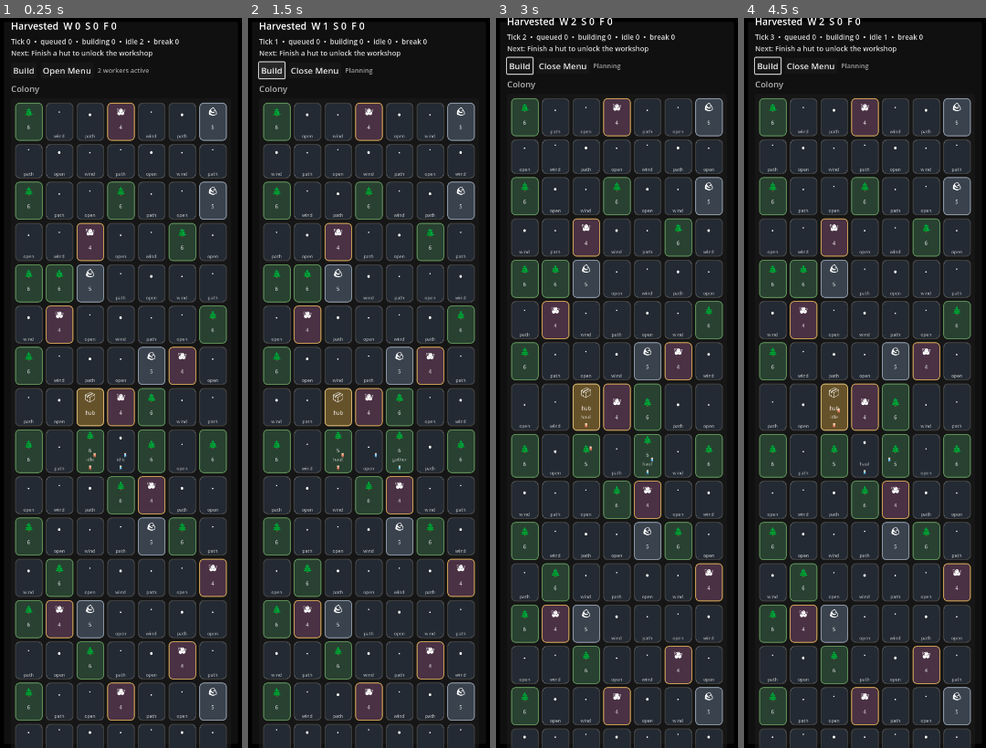
Above: before the commit, frames 1-4 (left to right).
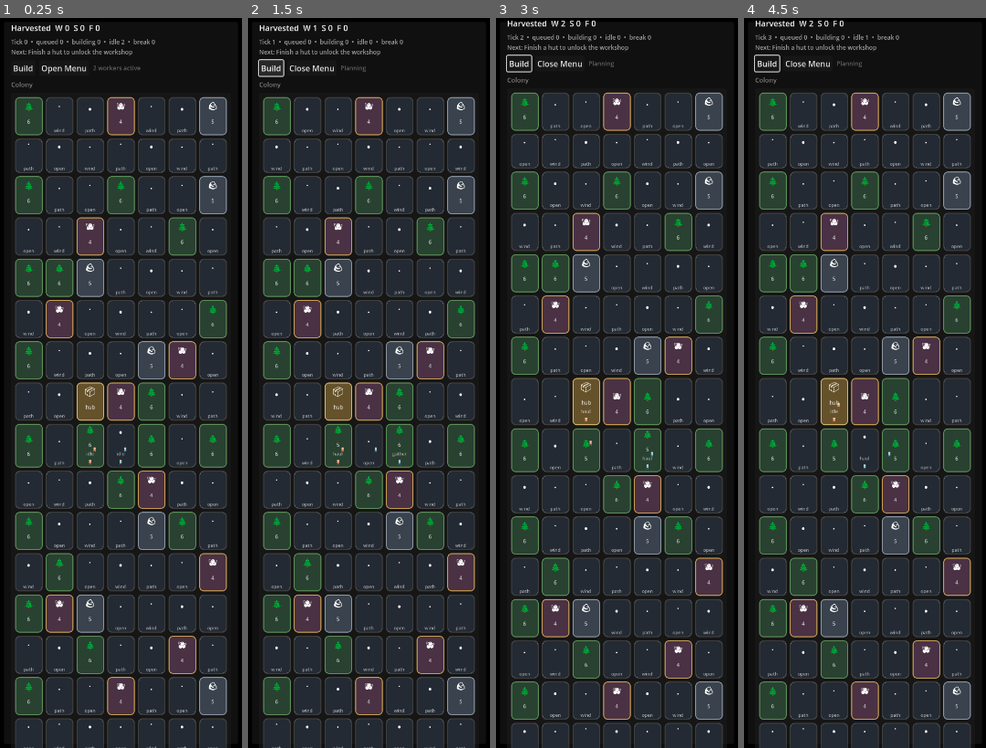
Above: after the commit, the same moments.

Repository: misospace/windowstead
Game: Godot game, scene res://scenes/main.tscn
Same seed, same stepped clock (60 frames per second), same inputs: the game is played once before the commit and once after it.
Inputs (mouse positions are in pixels of both pictures, inside the frame that each line leads up to):
- Up to frame 1 (0.25 s): no input
- Up to frame 2 (1.5 s): click "Build" at 0.5 s; click "Build" at 1.25 s
- Up to frame 3 (3 s): click "Build" at 2 s; tap Enter at 2.75 s; move the mouse to (670, 346) at 2.77 s; click (670, 346) at 2.92 s
- Up to frame 4 (4.5 s): tap Space at 3.5 s; move the mouse to (816, 419) at 3.52 s; click (816, 419) at 3.67 s; tap Enter at 4.25 s; move the mouse to (889, 222) at 4.27 s; click (889, 222) at 4.42 s

The runs differ from the first frame. In frame 1, 20% of the frame differs, in the area x 4-94%, y 0-100%; in frame 2, 20%; in frame 3, 21%, in the area x 4-94%, y 0-99%; in frame 4, 20%.
Error after the commit: Invalid assignment of property or key 'bg_color_hover' with value of type 'Color' on a base object of type 'StyleBoxFlat'. (res://scripts/main.gd:168)

Commit message:
fix: polish dock UI with themed panels, buttons, and typography (#15)

Diff:
--- a/scripts/main.gd
+++ b/scripts/main.gd
@@ -63,6 +63,7 @@
 @onready var left_column: VBoxContainer = get_node("Backdrop/Margin/Root/Left")
 @onready var world_panel: PanelContainer = get_node("Backdrop/Margin/Root/Left/WorldPanel")
 @onready var sidebar_scroll: ScrollContainer = get_node("Backdrop/Margin/Root/SidebarScroll")
+@onready var backdrop: Panel = get_node("Backdrop")
 @onready var title_label: Label = get_node("Backdrop/Margin/Root/Left/Title")
 @onready var subtitle_label: Label = get_node("Backdrop/Margin/Root/Left/Subtitle")
 @onready var crew_list: VBoxContainer = %CrewList
@@ -96,6 +97,268 @@
 var anchor_family := "bottom"
 var tile_size := Vector2i(56, 56)
 var worker_overlay_nodes: Dictionary = {}
+
+func apply_theme() -> void:
+	# Label hierarchy
+	title_label.add_theme_font_size_override("font_size", 26)
+	title_label.add_theme_color_override("font_color", Color(1, 1, 1, 1))
+	title_label.add_theme_font_override("font", null)
+
+	subtitle_label.add_theme_font_size_override("font_size", 13)
+	subtitle_label.add_theme_color_override("font_color", Color(1, 1, 1, 0.65))
+
+	resource_label.add_theme_font_size_override("font_size", 16)
+	resource_label.add_theme_color_override("font_color", Color(1, 1, 1, 0.95))
+
+	status_label.add_theme_font_size_override("font_size", 12)
+	status_label.add_theme_color_override("font_color", Color(1, 1, 1, 0.72))
+
+	activity_label.add_theme_font_size_override("font_size", 14)
+	activity_label.add_theme_color_override("font_color", Color(1, 1, 1, 0.78))
+
+	world_label.add_theme_font_size_override("font_size", 13)
+	world_label.add_theme_color_override("font_color", Color(1, 1, 1, 0.68))
+
+	menu_hint.add_theme_font_size_override("font_size", 12)
+	menu_hint.add_theme_color_override("font_color", Color(1, 1, 1, 0.58))
+
+	# Panel styling - dock panels
+	var dock_panel := StyleBoxFlat.new()
+	dock_panel.bg_color = Color(0.12, 0.15, 0.19, 0.85)
+	dock_panel.border_width_left = 1
+	dock_panel.border_width_top = 1
+	dock_panel.border_width_right = 1
+	dock_panel.border_width_bottom = 1
+	dock_panel.border_color = Color(0.3, 0.35, 0.42, 0.5)
+	dock_panel.shadow_color = Color(0, 0, 0, 0.3)
+	dock_panel.shadow_size = 3
+	dock_panel.corner_radius_top_left = 8
+	dock_panel.corner_radius_top_right = 8
+	dock_panel.corner_radius_bottom_right = 8
+	dock_panel.corner_radius_bottom_left = 8
+
+	var menu_panel := StyleBoxFlat.new()
+	menu_panel.bg_color = Color(0.1, 0.12, 0.15, 0.92)
+	menu_panel.border_width_left = 1
+	menu_panel.border_width_top = 1
+	menu_panel.border_width_right = 1
+	menu_panel.border_width_bottom = 1
+	menu_panel.border_color = Color(0.28, 0.32, 0.38, 0.45)
+	menu_panel.shadow_color = Color(0, 0, 0, 0.35)
+	menu_panel.shadow_size = 4
+	menu_panel.corner_radius_top_left = 8
+	menu_panel.corner_radius_top_right = 8
+	menu_panel.corner_radius_bottom_right = 8
+	menu_panel.corner_radius_bottom_left = 8
+
+	var tile_panel := StyleBoxFlat.new()
+	tile_panel.bg_color = Color(0.14, 0.17, 0.21, 0.9)
+	tile_panel.border_width_left = 1
+	tile_panel.border_width_top = 1
+	tile_panel.border_width_right = 1
+	tile_panel.border_width_bottom = 1
+	tile_panel.border_color = Color(0.25, 0.28, 0.34, 0.6)
+	tile_panel.corner_radius_top_left = 6
+	tile_panel.corner_radius_top_right = 6
+	tile_panel.corner_radius_bottom_right = 6
+	tile_panel.corner_radius_bottom_left = 6
+
+	var button_style := StyleBoxFlat.new()
+	button_style.bg_color = Color(0.18, 0.22, 0.27, 0.8)
+	button_style.bg_color_hover = Color(0.25, 0.3, 0.36, 0.9)
+	button_style.bg_color_pressed = Color(0.2, 0.24, 0.3, 0.95)
+	button_style.border_width_left = 1
+	button_style.border_width_top = 1
+	button_style.border_width_right = 1
+	button_style.border_width_bottom = 1
+	button_style.border_color = Color(0.35, 0.4, 0.48, 0.5)
+	button_style.corner_radius_top_left = 6
+	button_style.corner_radius_top_right = 6
+	button_style.corner_radius_bottom_right = 6
+	button_style.corner_radius_bottom_left = 6
+
+	var build_button_style := StyleBoxFlat.new()
+	build_button_style.bg_color = Color(0.16, 0.2, 0.25, 0.85)
+	build_button_style.bg_color_hover = Color(0.22, 0.27, 0.33, 0.95)
+	build_button_style.bg_color_pressed = Color(0.18, 0.22, 0.28, 0.9)
+	build_button_style.border_width_left = 1
+	build_button_style.border_width_top = 1
+	build_button_style.border_width_right = 1
+	build_button_style.border_width_bottom = 1
+	build_button_style.border_color = Color(0.32, 0.37, 0.44, 0.55)
+	build_button_style.corner_radius_top_left = 5
+	build_button_style.corner_radius_top_right = 5
+	build_button_style.corner_radius_bottom_right = 5
+	build_button_style.corner_radius_bottom_left = 5
+
+	var action_button_style := StyleBoxFlat.new()
+	action_button_style.bg_color = Color(0.14, 0.17, 0.21, 0.75)
+	action_button_style.bg_color_hover = Color(0.2, 0.24, 0.3, 0.85)
+	action_button_style.bg_color_pressed = Color(0.16, 0.19, 0.24, 0.9)
+	action_button_style.border_width_left = 1
+	action_button_style.border_width_top = 1
+	action_button_style.border_width_right = 1
+	action_button_style.border_width_bottom = 1
+	action_button_style.border_color = Color(0.3, 0.34, 0.4, 0.4)
+	action_button_style.corner_radius_top_left = 5
+	action_button_style.corner_radius_top_right = 5
+	action_button_style.corner_radius_bottom_right = 5
+	action_button_style.corner_radius_bottom_left = 5
+
+	var nav_button_style := StyleBoxFlat.new()
+	nav_button_style.bg_color = Color(0.2, 0.24, 0.29, 0.7)
+	nav_button_style.bg_color_hover = Color(0.28, 0.32, 0.38, 0.85)
+	nav_button_style.bg_color_pressed = Color(0.22, 0.26, 0.32, 0.9)
+	nav_button_style.border_width_left = 1
+	nav_button_style.border_width_top = 1
+	nav_button_style.border_width_right = 1
+	nav_button_style.border_width_bottom = 1
+	nav_button_style.border_color = Color(0.38, 0.42, 0.5, 0.45)
+	nav_button_style.corner_radius_top_left = 4
+	nav_button_style.corner_radius_top_right = 4
+	nav_button_style.corner_radius_bottom_right = 4
+	nav_button_style.corner_radius_bottom_left = 4
+
+	# Apply panel styles
+	world_panel.add_theme_stylebox_override("panel", dock_panel)
+	settings_panel.add_theme_stylebox_override("panel", dock_panel)
+	%BuildPanel.add_theme_stylebox_override("panel", dock_panel)
+	%PriorityPanel.add_theme_stylebox_override("panel", dock_panel)
+	%CrewPanel.add_theme_stylebox_override("panel", dock_panel)
+	%EventPanel.add_theme_stylebox_override("panel", dock_panel)
+	%MenuPanel.add_theme_stylebox_override("panel", menu_panel)
+	%ActionPanel.add_theme_stylebox_override("panel", dock_panel)
+
+	# Apply button styles
+	build_mode_button.add_theme_stylebox_override("button_style", nav_button_style)
+	menu_button.add_theme_stylebox_override("button_style", nav_button_style)
+	%HudHint.add_theme_font_size_override("font_size", 12)
+	%HudHint.add_theme_color_override("font_color", Color(1, 1, 1, 0.58))
+
+	# Build buttons
+	for btn in %BuildButtons.get_children():
+		if btn is Button:
+			btn.add_theme_stylebox_override("button_style", build_button_style)
+			btn.add_theme_font_size_override("font_size", 13)
+			btn.add_theme_color_override("font_color", Color(1, 1, 1, 0.85))
+
+	# Action buttons (Save, Reset)
+	%SaveButton.add_theme_stylebox_override("button_style", action_button_style)
+	%SaveButton.add_theme_font_size_override("font_size", 13)
+	%ResetButton.add_theme_stylebox_override("button_style", action_button_style)
+	%ResetButton.add_theme_font_size_override("font_size", 13)
+
+	# Menu buttons
+	%NewGameButton.add_theme_stylebox_override("button_style", action_button_style)
+	%NewGameButton.add_theme_font_size_override("font_size", 13)
+	%SaveGameButton.add_theme_stylebox_override("button_style", action_button_style)
+	%SaveGameButton.add_theme_font_size_override("font_size", 13)
+	%LoadGameButton.add_theme_stylebox_override("button_style", action_button_style)
+	%LoadGameButton.add_theme_font_size_override("font_size", 13)
+	%SettingsButton.add_theme_stylebox_override("button_style", action_button_style)
+	%SettingsButton.add_theme_font_size_override("font_size", 13)
+	%ExitButton.add_theme_stylebox_override("button_style", action_button_style)
+	%ExitButton.add_theme_font_size_override("font_size", 13)
+
+	# Settings close button
+	%SettingsCloseButton.add_theme_stylebox_override("button_style", action_button_style)
+	%SettingsCloseButton.add_theme_font_size_override("font_size", 13)
+
+	# Option button
+	dock_side_option.add_theme_stylebox_override("button_style", button_style)
+	dock_side_option.add_theme_font_size_override("font_size", 13)
+
+	# Priority navigation buttons
+	for btn in [%GatherUpButton, %GatherDownButton, %HaulUpButton, %HaulDownButton, %BuildUpButton, %BuildDownButton]:
+		btn.add_theme_stylebox_override("button_style", nav_button_style)
+		btn.add_theme_font_size_override("font_size", 11)
+		btn.add_theme_color_override("font_color", Color(1, 1, 1, 0.8))
+
+	# Priority labels
+	%GatherLabel.add_theme_font_size_override("font_size", 13)
+	%GatherLabel.add_theme_color_override("font_color", Color(1, 1, 1, 0.84))
+	%HaulLabel.add_theme_font_size_override("font_size", 13)
+	%HaulLabel.add_theme_color_override("font_color", Color(1, 1, 1, 0.84))
+	%BuildLabel.add_theme_font_size_override("font_size", 13)
+	%BuildLabel.add_theme_color_override("font_color", Color(1, 1, 1, 0.84))
+
+	%GatherRank.add_theme_font_size_override("font_size", 13)
+	%GatherRank.add_theme_color_override("font_color", Color(1, 1, 1, 0.9))
+	%HaulRank.add_theme_font_size_override("font_size", 13)
+	%HaulRank.add_theme_color_override("font_color", Color(1, 1, 1, 0.9))
+	%BuildRank.add_theme_font_size_override("font_size", 13)
+	%BuildRank.add_theme_color_override("font_color", Color(1, 1, 1, 0.9))
+
+	# Panel title labels
+	%BuildTitle.add_theme_font_size_override("font_size", 14)
+	%BuildTitle.add_theme_color_override("font_color", Color(1, 1, 1, 0.78))
+	%PriorityTitle.add_theme_font_size_override("font_size", 14)
+	%PriorityTitle.add_theme_color_override("font_color", Color(1, 1, 1, 0.78))
+	%CrewTitle.add_theme_font_size_override("font_size", 14)
+	%CrewTitle.add_theme_color_override("font_color", Color(1, 1, 1, 0.78))
+	%EventTitle.add_theme_font_size_override("font_size", 14)
+	%EventTitle.add_theme_color_override("font_color", Color(1, 1, 1, 0.78))
+	%SettingsTitle.add_theme_font_size_override("font_size", 14)
+	%SettingsTitle.add_theme_color_override("font_color", Color(1, 1, 1, 0.78))
+
+	# Tick speed controls
+	%DockSideLabel.add_theme_font_size_override("font_size", 13)
+	%DockSideLabel.add_theme_color_override("font_color", Color(1, 1, 1, 0.84))
+	%TickSpeedLabel.add_theme_font_size_override("font_size", 13)
+	%TickSpeedLabel.add_theme_color_override("font_color", Color(1, 1, 1, 0.84))
+	%TickSpeedValue.add_theme_font_size_override("font_size", 12)
+	%TickSpeedValue.add_theme_color_override("font_color", Color(1, 1, 1, 0.7))
+
+	# Event log
+	event_log.add_theme_font_size_override("font_size", 12)
+	event_log.add_theme_color_override("font_color", Color(1, 1, 1, 0.78))
+
+	# Slider
+	%TickSpeedSlider.add_theme_stylebox_override("slider_style", null)
+
+	# Increase spacing for better rhythm
+	left_column.add_theme_constant_override("separation", 10)
+	%BuildBox.add_theme_constant_override("separation", 8)
+	%PriorityBox.add_theme_constant_override("separation", 10)
+	%CrewBox.add_theme_constant_override("separation", 8)
+	%EventBox.add_theme_constant_override("separation", 8)
+	%SettingsBox.add_theme_constant_override("separation", 10)
+	%ManagementPanels.add_theme_constant_override("separation", 12)
+
+	# Increase margin container padding for panels
+	%BuildMargin.add_theme_constant_override("margin_left", 12)
+	%BuildMargin.add_theme_constant_override("margin_top", 12)
+	%BuildMargin.add_theme_constant_override("margin_right", 12)
+	%BuildMargin.add_theme_constant_override("margin_bottom", 12)
+	%PriorityMargin.add_theme_constant_override("margin_left", 12)
+	%PriorityMargin.add_theme_constant_override("margin_top", 12)
+	%PriorityMargin.add_theme_constant_override("margin_right", 12)
+	%PriorityMargin.add_theme_constant_override("margin_bottom", 12)
+	%CrewMargin.add_theme_constant_override("margin_left", 12)
+	%CrewMargin.add_theme_constant_override("margin_top", 12)
+	%CrewMargin.add_theme_constant_override("margin_right", 12)
+	%CrewMargin.add_theme_constant_override("margin_bottom", 12)
+	%EventMargin.add_theme_constant_override("margin_left", 12)
+	%EventMargin.add_theme_constant_override("margin_top", 12)
+	%EventMargin.add_theme_constant_override("margin_right", 12)
+	%EventMargin.add_theme_constant_override("margin_bottom", 12)
+	%SettingsMargin.add_theme_constant_override("margin_left", 12)
+	%SettingsMargin.add_theme_constant_override("margin_top", 12)
+	%SettingsMargin.add_theme_constant_override("margin_right", 12)
+	%SettingsMargin.add_theme_constant_override("margin_bottom", 12)
+	%MenuMargin.add_theme_constant_override("margin_left", 14)
+	%MenuMargin.add_theme_constant_override("margin_top", 14)
+	%MenuMargin.add_theme_constant_override("margin_right", 14)
+	%MenuMargin.add_theme_constant_override("margin_bottom", 14)
+
+	# Improve backdrops
+	var backdrop_panel := StyleBoxFlat.new()
+	backdrop_panel.bg_color = Color(0.08, 0.1, 0.13, 0.95)
+	backdrop_panel.border_width_left = 0
+	backdrop_panel.border_width_top = 0
+	backdrop_panel.border_width_right = 0
+	backdrop_panel.border_width_bottom = 0
+	backdrop.add_theme_stylebox_override("panel", backdrop_panel)
 
 func _ready() -> void:
 	rng.randomize()
@@ -114,6 +377,7 @@
 	tick_timer.timeout.connect(_on_tick)
 	add_child(tick_timer)
 	update_menu_button_text()
+	apply_theme()
 	render_all()
 
 	# Focus Mode and Zoom Controls (Issue #19)
@@ -262,6 +526,19 @@
 		tile_panel.custom_minimum_size = tile_size
 		tile_panel.mouse_filter = Control.MOUSE_FILTER_STOP
 		tile_panel.clip_children = 2
+
+		var tp_style := StyleBoxFlat.new()
+		tp_style.bg_color = Color(0.14, 0.17, 0.21, 0.9)
+		tp_style.border_width_left = 1
+		tp_style.border_width_top = 1
+		tp_style.border_width_right = 1
+		tp_style.border_width_bottom = 1
+		tp_style.border_color = Color(0.25, 0.28, 0.34, 0.6)
+		tp_style.corner_radius_top_left = 6
+		tp_style.corner_radius_top_right = 6
+		tp_style.corner_radius_bottom_right = 6
+		tp_style.corner_radius_bottom_left = 6
+		tile_panel.add_theme_stylebox_override("panel", tp_style)
 		world_grid.add_child(tile_panel)
 		tile_panel.mouse_entered.connect(func() -> void:
 			hover_tile_index = tile_index
--- a/theme/theme.tres
+++ b/theme/theme.tres
@@ -2,3 +2,194 @@
 
 [resource]
 default_font_size = 17
+
+[theme_extensions]
+
+[theme_extensions/Label]
+font_size = 15
+font_color = Color(1, 1, 1, 0.92)
+
+[theme_extensions/Label/TitleStyle]
+font_size = 26
+font_color = Color(1, 1, 1, 1)
+font_bold = true
+
+[theme_extensions/Label/SubtitleStyle]
+font_size = 13
+font_color = Color(1, 1, 1, 0.65)
+font_size_offset = 2
+
+[theme_extensions/Label/HeaderStyle]
+font_size = 14
+font_color = Color(1, 1, 1, 0.78)
+font_bold = true
+
+[theme_extensions/Label/BodyStyle]
+font_size = 13
+font_color = Color(1, 1, 1, 0.84)
+
+[theme_extensions/Label/MutedStyle]
+font_size = 12
+font_color = Color(1, 1, 1, 0.58)
+
+[theme_extensions/Label/StatusStyle]
+font_size = 12
+font_color = Color(1, 1, 1, 0.72)
+
+[theme_extensions/Label/ResourceStyle]
+font_size = 16
+font_color = Color(1, 1, 1, 0.95)
+
+[theme_extensions/PanelContainer]
+panel_corner_radius_top_left = 8
+panel_corner_radius_top_right = 8
+panel_corner_radius_bottom_right = 8
+panel_corner_radius_bottom_left = 8
+
+[theme_extensions/PanelContainer/DockPanel]
+panel_bg_color = Color(0.12, 0.15, 0.19, 0.85)
+panel_border_width_left = 1
+panel_border_width_top = 1
+panel_border_width_right = 1
+panel_border_width_bottom = 1
+panel_border_color = Color(0.3, 0.35, 0.42, 0.5)
+panel_shadow_color = Color(0, 0, 0, 0.3)
+panel_shadow_size = 3
+
+[theme_extensions/PanelContainer/TilePanel]
+panel_bg_color = Color(0.14, 0.17, 0.21, 0.9)
+panel_border_width_left = 1
+panel_border_width_top = 1
+panel_border_width_right = 1
+panel_border_width_bottom = 1
+panel_border_color = Color(0.25, 0.28, 0.34, 0.6)
+panel_corner_radius_top_left = 6
+panel_corner_radius_top_right = 6
+panel_corner_radius_bottom_right = 6
+panel_corner_radius_bottom_left = 6
+
+[theme_extensions/PanelContainer/MenuPanel]
+panel_bg_color = Color(0.1, 0.12, 0.15, 0.92)
+panel_border_width_left = 1
+panel_border_width_top = 1
+panel_border_width_right = 1
+panel_border_width_bottom = 1
+panel_border_color = Color(0.28, 0.32, 0.38, 0.45)
+panel_shadow_color = Color(0, 0, 0, 0.35)
+panel_shadow_size = 4
+
+[theme_extensions/Button]
+font_size = 13
+font_color = Color(1, 1, 1, 0.88)
+disabled_font_color = Color(1, 1, 1, 0.3)
+
+[theme_extensions/Button/DockButton]
+button_bg_color = Color(0.18, 0.22, 0.27, 0.8)
+button_bg_color_hover = Color(0.25, 0.3, 0.36, 0.9)
+button_bg_color_pressed = Color(0.2, 0.24, 0.3, 0.95)
+button_border_width_left = 1
+button_border_width_top = 1
+button_border_width_right = 1
+button_border_width_bottom = 1
+button_border_color = Color(0.35, 0.4, 0.48, 0.5)
+button_corner_radius_top_left = 6
+button_corner_radius_top_right = 6
+button_corner_radius_bottom_right = 6
+button_corner_radius_bottom_left = 6
+font_size = 13
+font_color = Color(1, 1, 1, 0.88)
+disabled_font_color = Color(1, 1, 1, 0.3)
+
+[theme_extensions/Button/BuildButton]
+button_bg_color = Color(0.16, 0.2, 0.25, 0.85)
+button_bg_color_hover = Color(0.22, 0.27, 0.33, 0.95)
+button_bg_color_pressed = Color(0.18, 0.22, 0.28, 0.9)
+button_border_width_left = 1
+button_border_width_top = 1
+button_border_width_right = 1
+button_border_width_bottom = 1
+button_border_color = Color(0.32, 0.37, 0.44, 0.55)
+button_corner_radius_top_left = 5
+button_corner_radius_top_right = 5
+button_corner_radius_bottom_right = 5
+button_corner_radius_bottom_left = 5
+font_size = 12
+font_color = Color(1, 1, 1, 0.85)
+disabled_font_color = Color(1, 1, 1, 0.25)
+
+[theme_extensions/Button/ActionBtn]
+button_bg_color = Color(0.14, 0.17, 0.21, 0.75)
+button_bg_color_hover = Color(0.2, 0.24, 0.3, 0.85)
+button_bg_color_pressed = Color(0.16, 0.19, 0.24, 0.9)
+button_border_width_left = 1
+button_border_width_top = 1
+button_border_width_right = 1
+button_border_width_bottom = 1
+button_border_color = Color(0.3, 0.34, 0.4, 0.4)
+button_corner_radius_top_left = 5
+button_corner_radius_top_right = 5
+button_corner_radius_bottom_right = 5
+button_corner_radius_bottom_left = 5
+font_size = 12
+font_color = Color(1, 1, 1, 0.82)
+disabled_font_color = Color(1, 1, 1, 0.25)
+
+[theme_extensions/Button/NavButton]
+button_bg_color = Color(0.2, 0.24, 0.29, 0.7)
+button_bg_color_hover = Color(0.28, 0.32, 0.38, 0.85)
+button_bg_color_pressed = Color(0.22, 0.26, 0.32, 0.9)
+button_border_width_left = 1
+button_border_width_top = 1
+button_border_width_right = 1
+button_border_width_bottom = 1
+button_border_color = Color(0.38, 0.42, 0.5, 0.45)
+button_corner_radius_top_left = 4
+button_corner_radius_top_right = 4
+button_corner_radius_bottom_right = 4
+button_corner_radius_bottom_left = 4
+font_size = 11
+font_color = Color(1, 1, 1, 0.8)
+disabled_font_color = Color(1, 1, 1, 0.3)
+
+[theme_extensions/OptionButton]
+font_size = 13
+font_color = Color(1, 1, 1, 0.85)
+button_bg_color = Color(0.16, 0.2, 0.25, 0.8)
+button_bg_color_hover = Color(0.22, 0.27, 0.33, 0.9)
+button_border_width_left = 1
+button_border_width_top = 1
+button_border_width_right = 1
+button_border_width_bottom = 1
+button_border_color = Color(0.32, 0.37, 0.44, 0.5)
+button_corner_radius_top_left = 5
+button_corner_radius_top_right = 5
+button_corner_radius_bottom_right = 5
+button_corner_radius_bottom_left = 5
+
+[theme_extensions/OptionButton/OptionList]
+option_bg_color = Color(0.12, 0.15, 0.19, 0.95)
+option_bg_color_hover = Color(0.2, 0.24, 0.3, 0.9)
+option_bg_color_selected = Color(0.22, 0.26, 0.32, 0.85)
+option_bg_color_selected_hover = Color(0.26, 0.3, 0.36, 0.9)
+option_font_color = Color(1, 1, 1, 0.85)
+option_font_color_hover = Color(1, 1, 1, 0.95)
+option_font_color_selected = Color(1, 1, 1, 0.95)
+option_font_color_selected_hover = Color(1, 1, 1, 1)
+option_separator_color = Color(0.25, 0.28, 0.34, 0.4)
+option_corner_radius_top_left = 4
+option_corner_radius_top_right = 4
+option_corner_radius_bottom_right = 4
+option_corner_radius_bottom_left = 4
+
+[theme_extensions/HSlider]
+slider_height = 6
+slider_corner_radius = 3
+slider_bg_color = Color(0.2, 0.24, 0.3, 0.6)
+slider_fill_color = Color(0.45, 0.52, 0.62, 0.8)
+slider_handle_size = 14
+slider_handle_bg_color = Color(0.35, 0.4, 0.48, 0.9)
+slider_handle_border_color = Color(0.5, 0.55, 0.62, 0.6)
+
+[theme_extensions/RichTextLabel]
+font_size = 12
+font_color = Color(1, 1, 1, 0.78)
